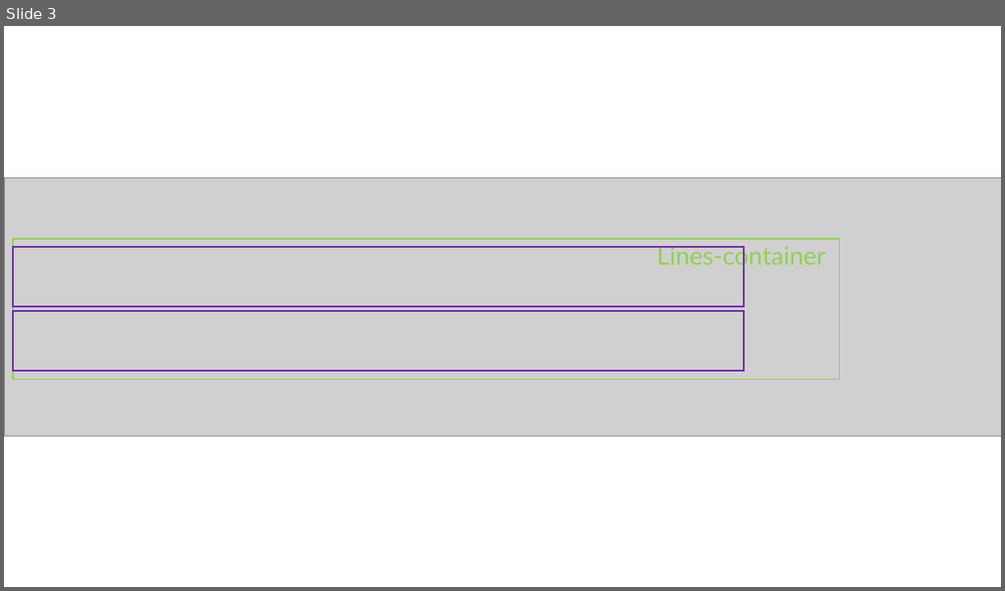
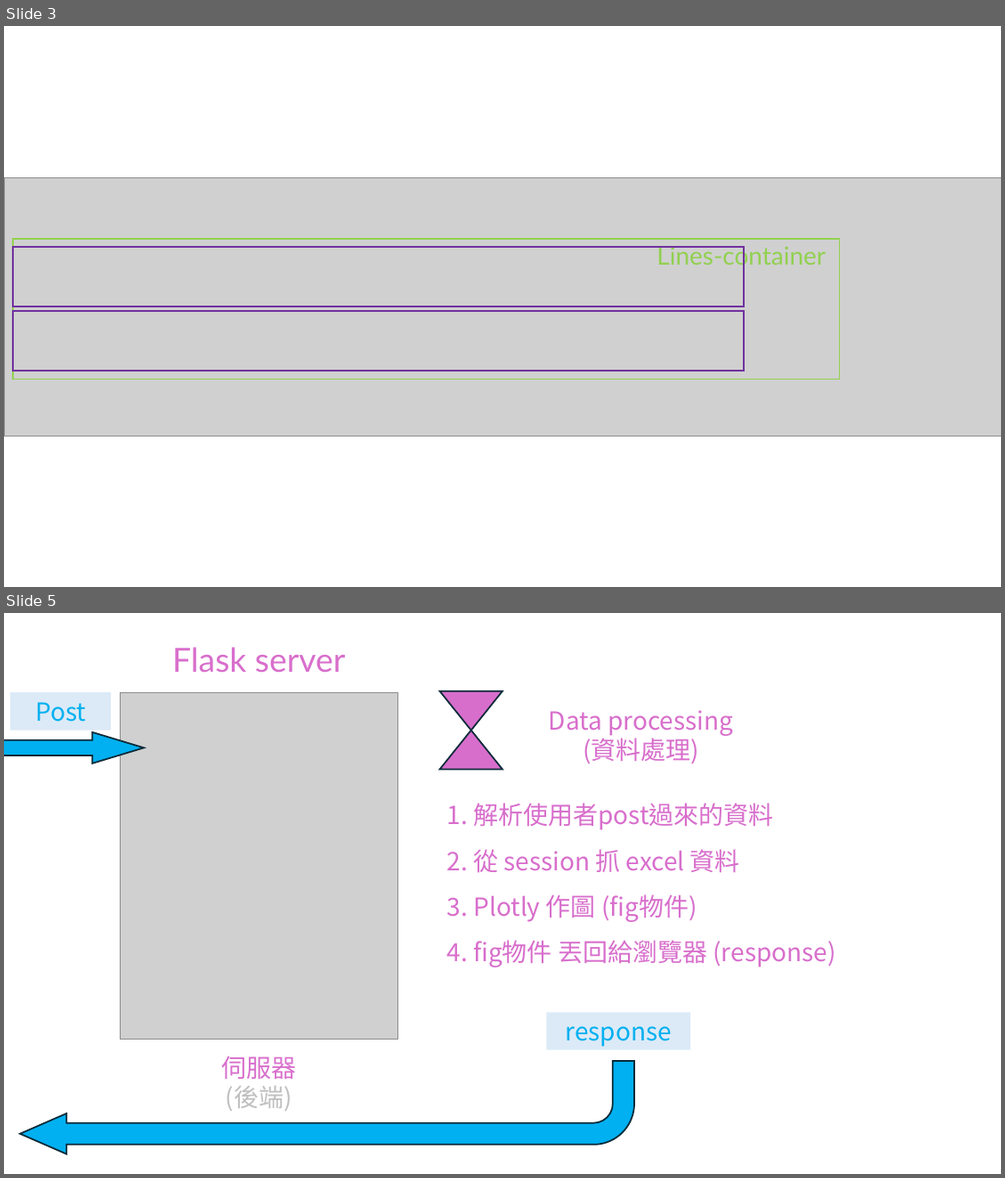
Before and after one commit to AllenLi86/DataPlot, a slide deck: 簡報1.pptx. Shown one above the other, each under a label of ours: slide 3 before the commit, slides 3 and 5 after it; the slides between them are not shown. The pictures are 1005x591 and 1005x1178 pixels, drawn with LibreOffice and Linux fonts; fonts in the diff are those of the drawing; grey boxes stand for pictures. Boxes give left, top, right and bottom in pixels: in the first picture for what was removed or moved away, otherwise in the second. Text is boxed around its words. In the diff, an @@ line names an element or a change of style, - is before the commit and + after.

```diff
--- a/簡報1.pptx
+++ b/簡報1.pptx
@@ slide 5 added at (x1=4, y1=613, x2=1001, y2=1174), background #FFFFFF @@
@@ text added at (x1=172, y1=647, x2=346, y2=672), 32 pt, text #D86ECC @@
+Flask server
@@ rectangle added at (x1=10, y1=692, x2=111, y2=730), fill #DCEAF7, 24 pt, text #00B0F0 @@
+Post
@@ picture added at (x1=120, y1=692, x2=398, y2=1039) @@
@@ flow chart collate added at (x1=440, y1=690, x2=502, y2=770), fill #D86ECC, outline #092A39 1.5 pt @@
@@ text added at (x1=549, y1=710, x2=733, y2=764), 24 pt, text #D86ECC @@
+Data processing
+(資料處理)
@@ right arrow added at (x1=4, y1=732, x2=144, y2=763), fill #00B0F0, outline #092A39 1.5 pt @@
@@ text added at (x1=447, y1=803, x2=773, y2=830), 24 pt, text #D86ECC @@
+1. 解析使用者post過來的資料
@@ text added at (x1=447, y1=849, x2=740, y2=873), 24 pt, text #D86ECC @@
+2. 從 session 抓 excel 資料
@@ text added at (x1=447, y1=894, x2=697, y2=922), 24 pt, text #D86ECC @@
+3. Plotly 作圖 (fig物件)
@@ text added at (x1=447, y1=940, x2=835, y2=967), 24 pt, text #D86ECC @@
+4. fig物件 丟回給瀏覽器 (response)
@@ rectangle added at (x1=546, y1=1013, x2=690, y2=1050), fill #DCEAF7, 24 pt, text #00B0F0 @@
+response
@@ bent arrow added at (x1=20, y1=1061, x2=634, y2=1154), fill #00B0F0, outline #092A39 1.5 pt @@
@@ text added at (x1=221, y1=1056, x2=296, y2=1111), 24 pt, text #BFBFBF @@
+伺服器
+(後端)
```
Also in this commit, not shown: 3 other slides added, 3 other files.
